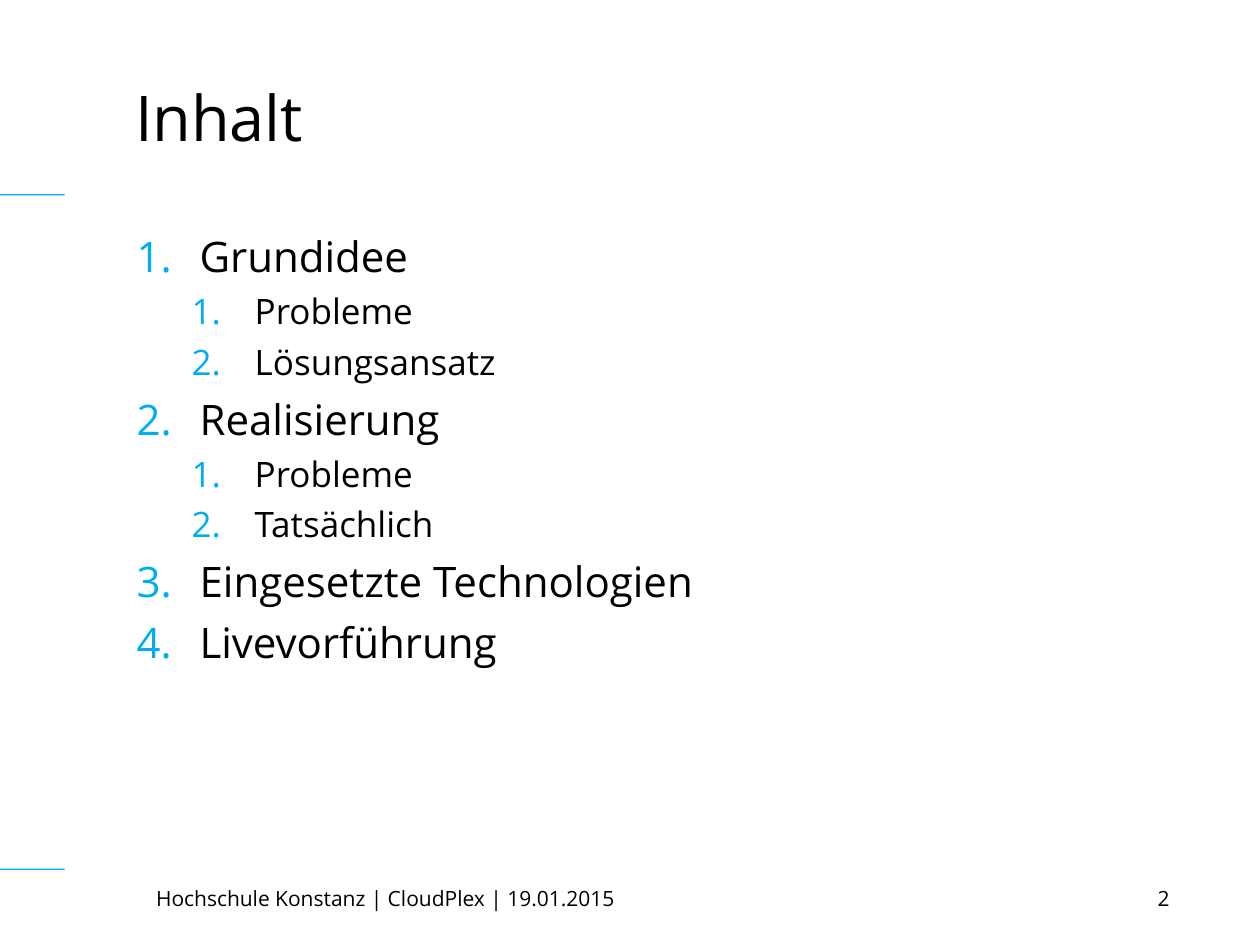
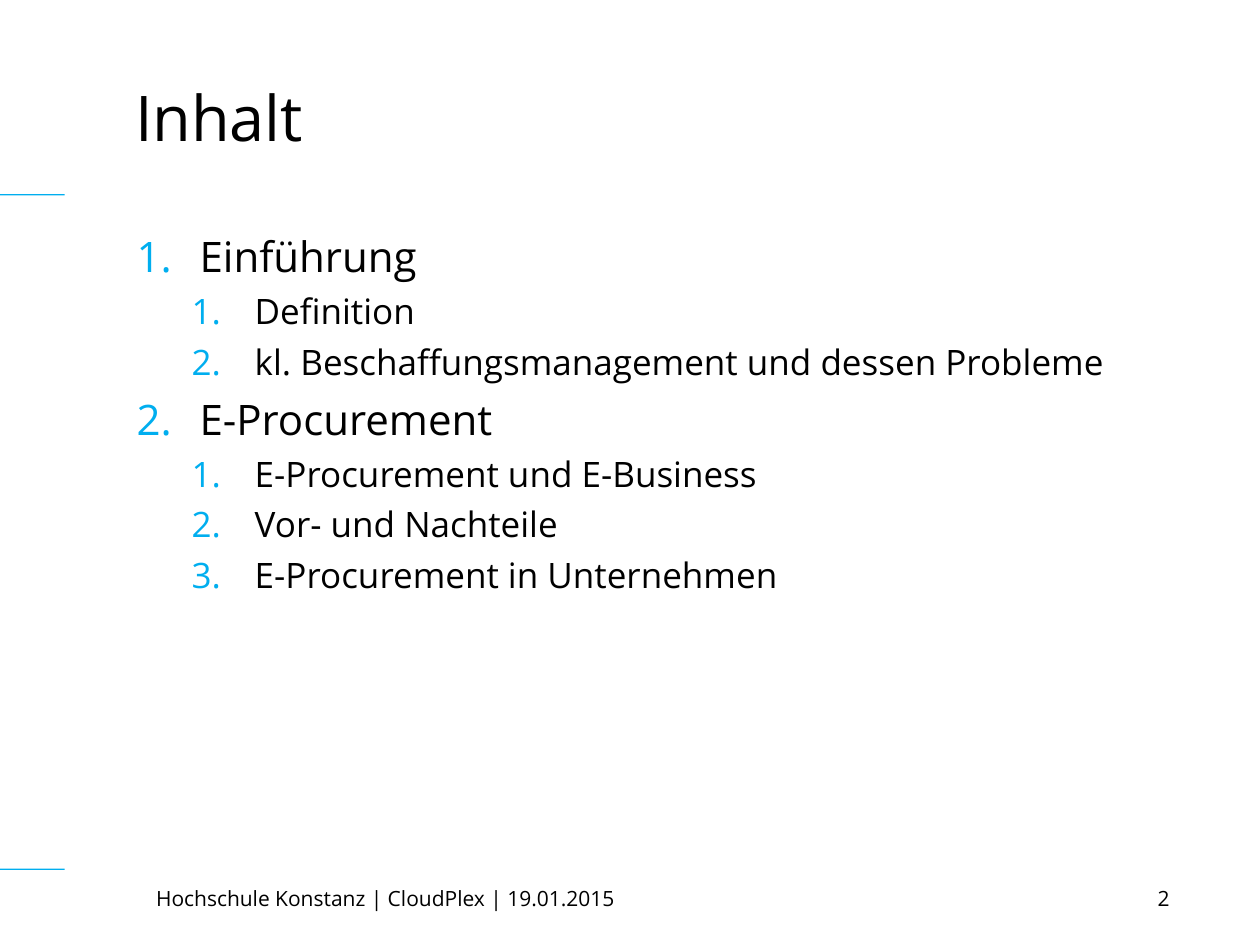
Before and after one commit to TuemmlerKon/web-tech, a slide deck: slide 2 of praesentation/WebTech (Final).ppt. Drawn at 1260x945 pixels with LibreOffice and Linux fonts; fonts in the diff are those of the drawing. Boxes give left, top, right and bottom in pixels: in the first picture for what was removed or moved away, otherwise in the second. Text is boxed around its words. In the diff, an @@ line names an element or a change of style, - is before the commit and + after.

Commit message:
Last

```diff
--- a/praesentation/WebTech (Final).ppt
+++ b/praesentation/WebTech (Final).ppt
@@ text at <box>200,240,1103,589</box>: text changed; size 24 to 20 pt @@
-1. Grundidee
-  1. Probleme
-  2. Lösungsansatz
-2. Realisierung
-  1. Probleme
-  2. Tatsächlich
-3. Eingesetzte Technologien
-4. Livevorführung
+1. Einführung
+  1. Definition
+  2. kl. Beschaffungsmanagement und dessen Probleme
+2. E-Procurement
+  1. E-Procurement und E-Business
+  2. Vor- und Nachteile
+  3. E-Procurement in Unternehmen
```
Also in this commit, not shown: 3 other slides changed, 1 slide added, 8 slides removed.
